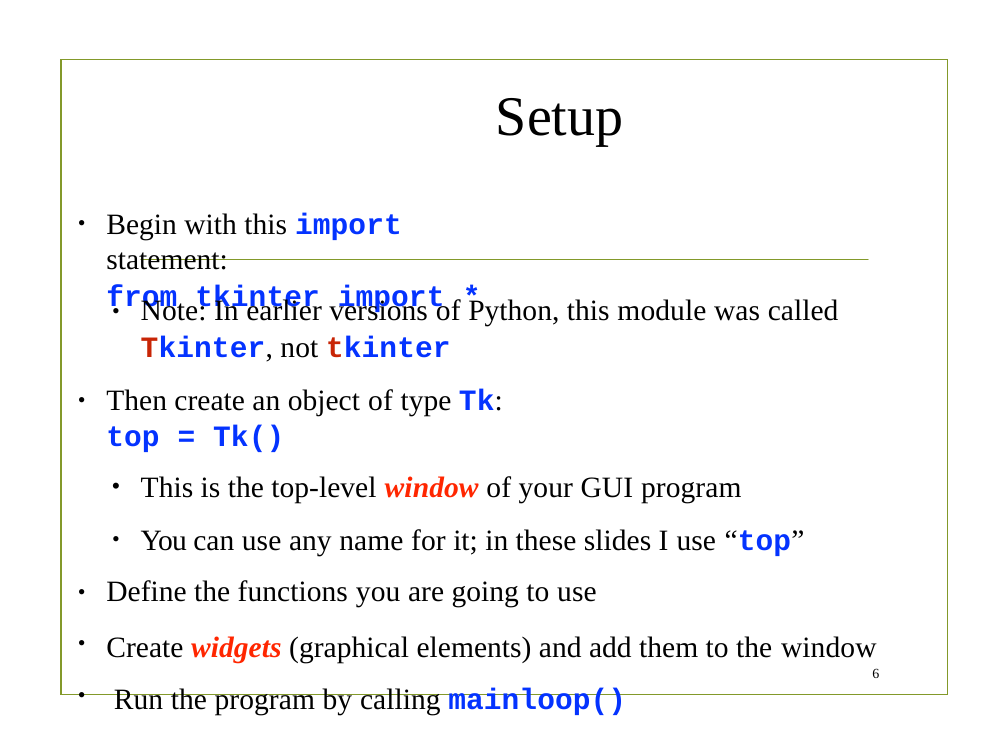
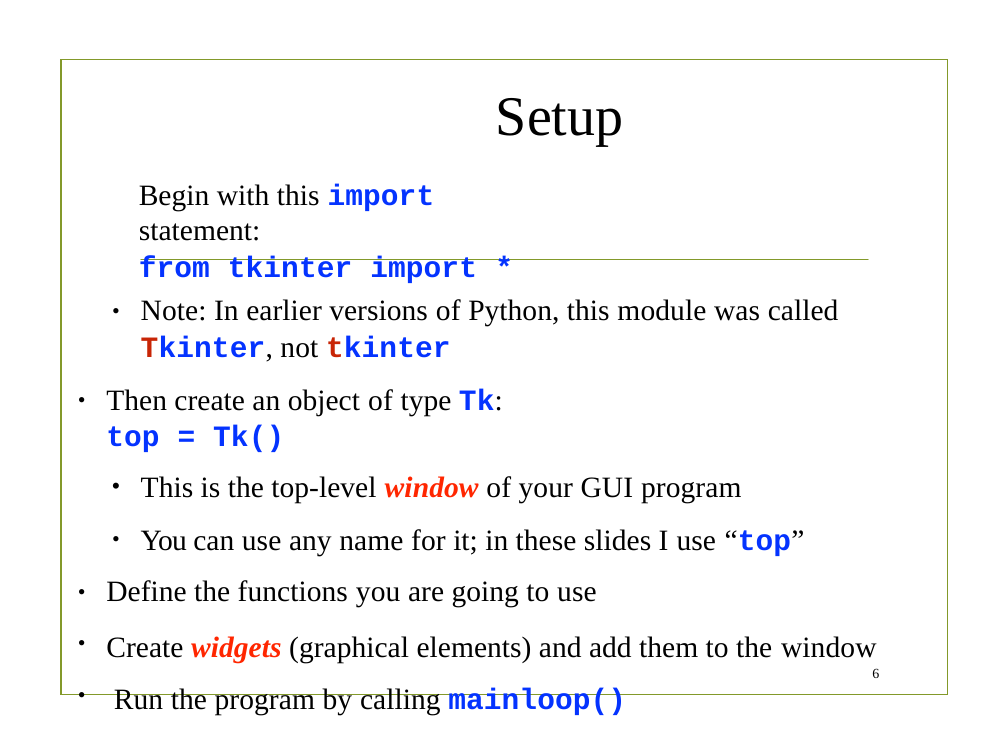
Before and after one commit to NYP-RoboticsSG/Robotics-Sharing, a slide deck: slide 6 of tkinterinterest group.pptx. Drawn at 1008x756 pixels with LibreOffice and Linux fonts; fonts in the diff are those of the drawing; background and template pictures are left out. Boxes give left, top, right and bottom in pixels: in the first picture for what was removed or moved away, otherwise in the second. Text is boxed around its words. In the diff, an @@ line names an element or a change of style, - is before the commit and + after.

```diff
--- a/tkinterinterest group.pptx
+++ b/tkinterinterest group.pptx
@@ text "Begin with this import statement:": place and size @@
-text "Begin with this import statement:" at [106, 213, 445, 314]
+text "Begin with this import statement:" at [139, 184, 477, 283]
@@ text removed at [77, 208, 86, 237] @@
-•
```
Also in this commit, not shown: 3 other slides changed, 2 other files.
